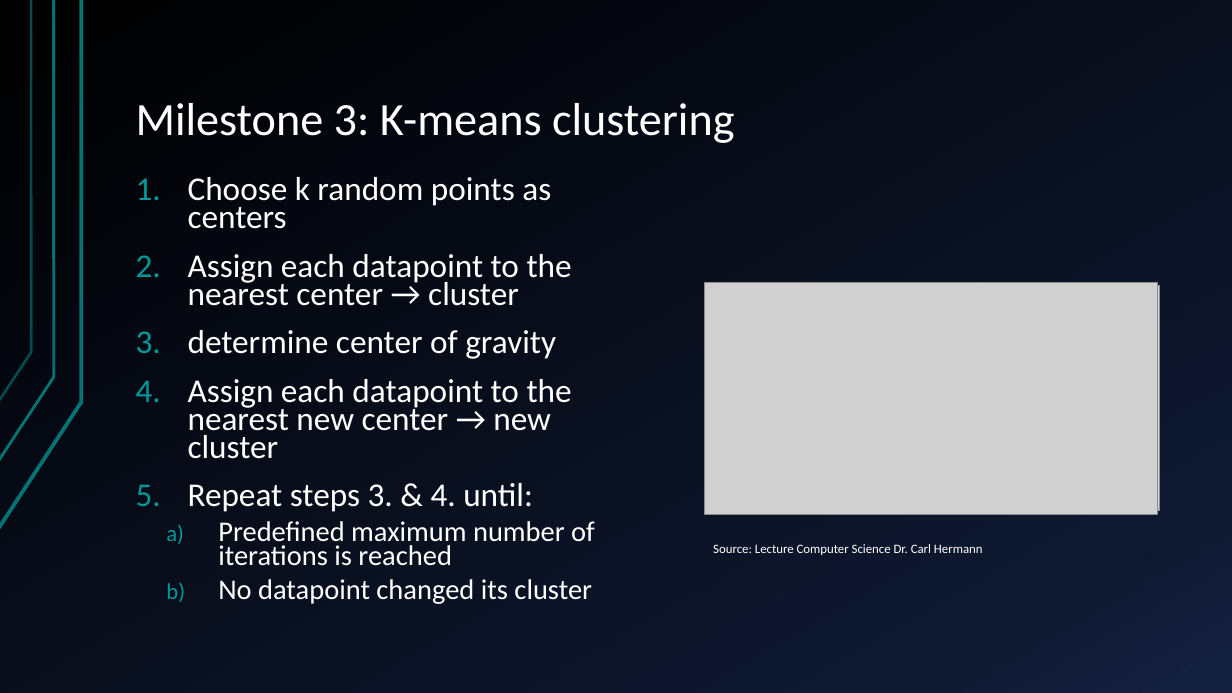
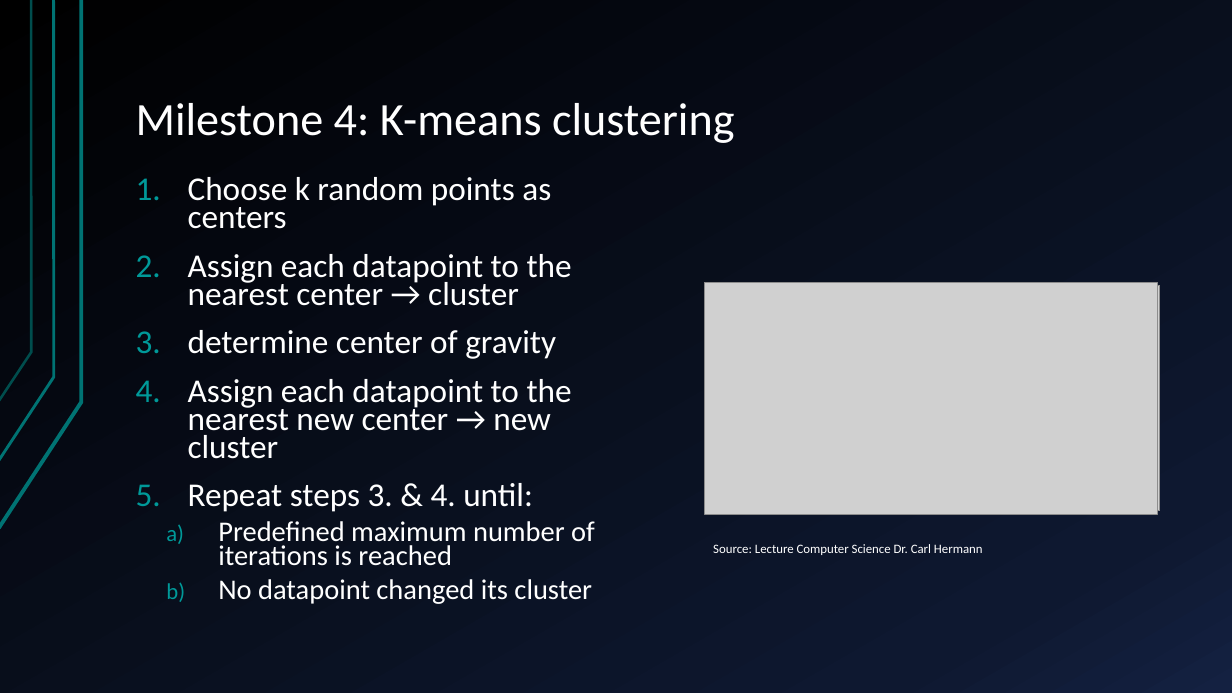
Before and after one commit to AlexandraKummer/2021-topic-03-team-04, a slide deck: slide 15 of Project proposal.pptx (slide 7 before the commit). Drawn at 1232x693 pixels with LibreOffice and Linux fonts; fonts in the diff are those of the drawing; grey boxes stand for pictures. Boxes give left, top, right and bottom in pixels: in the first picture for what was removed or moved away, otherwise in the second. Text is boxed around its words. In the diff, an @@ line names an element or a change of style, - is before the commit and + after.

```diff
--- a/Project proposal.pptx
+++ b/Project proposal.pptx
@@ title at bbox=[136, 103, 734, 143]: text changed @@
-Milestone 3: K-means clustering
+Milestone 4: K-means clustering
```
Also in this commit, not shown: 6 other slides changed, 9 slides added, 4 slides removed.
